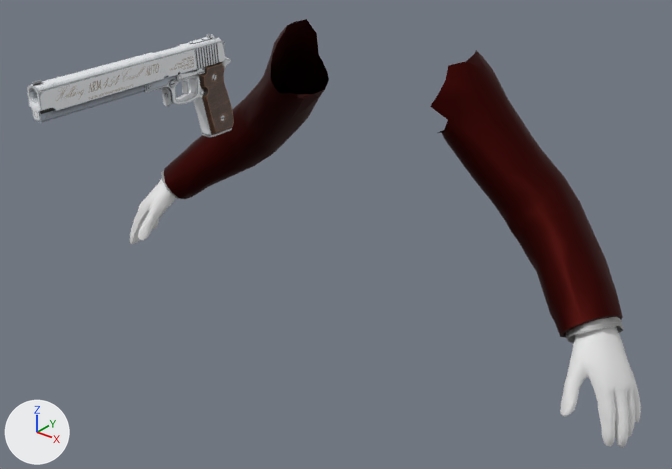
Two versions of the FBX model GameData/models/weapons/pistol2.fbx, one commit apart.
Both versions are drawn from a 50 mm lens placed at (1.138, -1.606, 0.335), pointed at (0.114, -0.326, -0.458). Every picture has the same lights, and +X, +Y and +Z are marked at lower left. Where no turn or scale is listed for an object, it has been applied to the vertices. Vertices at the same position are counted once.

Names of what the first picture shows: 'PlayerModelMerged'.
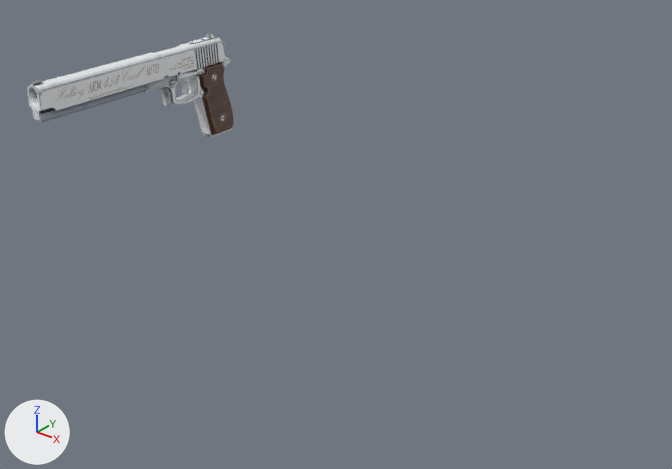
Where the change shows, as pixel boxes (x1, y1, x2, y2) in the pictures (672 x 469 px):
```json
{"object": "PlayerModelMerged", "change": "reshaped", "before": [27, 19, 641, 448], "after": [27, 34, 234, 137], "on screen": "66% narrower, 76% shorter"}
{"part": 1, "of": "me_playermodelmerged_004", "change": "deleted", "before": [130, 19, 641, 448]}
```

The change, as JSON lines over the scene's bpy script:
```json
{"block": "me_playermodelmerged_004", "where": "# used by ob_playermodelmerged; location = (0.008, -0.13, -1.691)"}
{"op": "remove", "block": "me_playermodelmerged_004", "code": "me_playermodelmerged_004.from_pydata(...)  # 3260 vertices, 5716 faces; spans x -0.686..0.686, y -0.703..0.192, z 0.922..1.625"}
{"op": "remove", "block": "me_playermodelmerged_004", "code": "me_playermodelmerged_004.materials.append(mat_citizen_man_01_shirt_02_005)  # picture img_shirt_png"}
{"op": "remove", "block": "me_playermodelmerged_004", "code": "me_playermodelmerged_004.materials.append(mat_citizen_man_01_jacket_classic_07_004)  # picture img_jacket_png"}
{"op": "remove", "block": "me_playermodelmerged_004", "code": "me_playermodelmerged_004.materials.append(mat_gloves_004)  # white #e7e7e7"}
{"op": "add", "block": "me_playermodelmerged_004", "code": "me_playermodelmerged_004.from_pydata(...)  # 2044 vertices, 1951 faces; spans x -0.09..-0.053, y -0.703..-0.29, z 1.441..1.625"}
{"block": "me_playermodelmerged_004", "change": "me_playermodelmerged_004 part 1: 13 loose pieces with 1216 vertices, spanning x -0.686..0.686, y -0.13..0.192, z 0.922..1.554, are deleted"}
```
